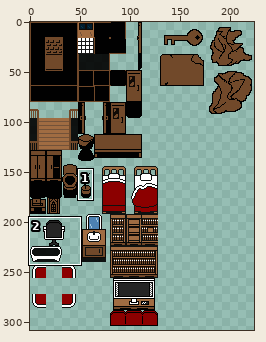
Pixel-art file, stored at assets/aseprite/tilemap_home.ase. Above, an overview of the earlier version with the close-up marked.
Close-up. Earlier state:
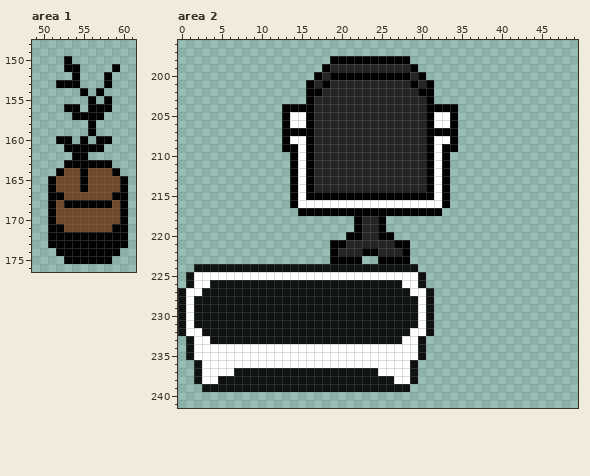
224x320 pixels, 1 frame. Colours within 5 levels of each other are drawn and written as one. Shown: area 1: x 49..61, y 148..176; area 2: x 0..49, y 196..241. The wide view leaves out empty margins. The commit also changed other parts of the picture, which this record leaves out.
The same view after the edit:
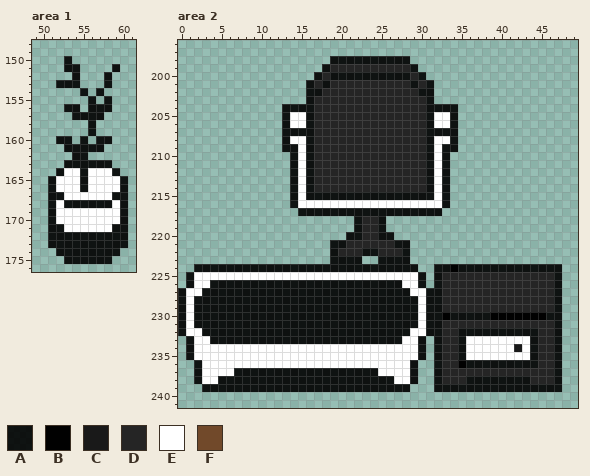
Palette (. is transparent): A #000000e6  B #000000fd  C #191919  D #252525  E #ffffff  F #71492a
Difference:
layer "BG #2" removed
--- area 1
@@ x 49..61 @@
 149 .............
-150 ....B........
-151 ....BB....B..
-152 .....B...B...
-153 ...BBB...B...
-154 ......B.B....
-155 .......B.B...
-156 ....BB.BBB...
-157 .....BBBB....
-158 .......B.....
-159 .......B.....
-160 ...BB.B.BB...
-161 ....BBBBB....
-162 .....BB......
-163 ....BBBBBB...
-164 ...BFFBFFFB..
-165 ..BFFFBFFFFB.
-166 ..BFFFBFFFFB.
-167 ..BBFFFFFFBB.
-168 ..BFBBBBBBFB.
-169 ..BFFFFFFFFB.
-170 ..BFFFFFFFFB.
-171 ..BBFFFFFFBB.
-172 ..BBBBBBBBBB.
-173 ..BBBBBBBBBB.
-174 ...BBBBBBBB..
-175 ....BBBBBB...
+150 ....A........
+151 ....AA....A..
+152 .....A...A...
+153 ...AAA...A...
+154 ......A.A....
+155 .......A.A...
+156 ....AA.AAA...
+157 .....AAAA....
+158 .......A.....
+159 .......A.....
+160 ...AA.A.AA...
+161 ....AAAAA....
+162 .....AA......
+163 ....AAAAAA...
+164 ...AEEAEEEA..
+165 ..AEEEAEEEEA.
+166 ..AEEEAEEEEA.
+167 ..AAEEEEEEAA.
+168 ..AEAAAAAAEA.
+169 ..AEEEEEEEEA.
+170 ..AEEEEEEEEA.
+171 ..AAEEEEEEAA.
+172 ..AAAAAAAAAA.
+173 ..AAAAAAAAAA.
+174 ...AAAAAAAA..
+175 ....AAAAAA...
 176 .............
--- area 2
@@ x 0..49 @@
 197 ..................................................
-198 ...................BBBBBBBBBB.....................
-199 ..................BDDDDDDDDDDB....................
-200 .................BDBBBBBBBBBBDB...................
-201 ................BDBDDDDDDDDDDBDB..................
-202 ................BBDDDDDDDDDDDDBB..................
-203 ................BDDDDDDDDDDDDDDB..................
-204 .............BBBBDDDDDDDDDDDDDDBBBB...............
-205 .............BEEBDDDDDDDDDDDDDDBEEB...............
-206 .............BEEBDDDDDDDDDDDDDDBEEB...............
-207 .............BBBBDDDDDDDDDDDDDDBBBB...............
-208 .............BEEBDDDDDDDDDDDDDDBEEB...............
-209 .............BBEBDDDDDDDDDDDDDDBEBB...............
-210 ..............BEBDDDDDDDDDDDDDDBEB................
-211 ..............BEBDDDDDDDDDDDDDDBEB................
-212 ..............BEBDDDDDDDDDDDDDDBEB................
-213 ..............BEBDDDDDDDDDDDDDDBEB................
-214 ..............BEBDDDDDDDDDDDDDDBEB................
-215 ..............BEBBBBBBBBBBBBBBBBEB................
-216 ..............BEEEEEEEEEEEEEEEEEEB................
-217 ...............BBBBBBBBBBBBBBBBBB.................
-218 ......................BDDB........................
-219 ......................BDDB........................
-220 .....................BBDDBB.......................
-221 ...................BBDDDDDDBB.....................
-222 ...................BDDDBBDDDB.....................
-223 ...................BBBB..BBBB.....................
-224 ..AAAAAAAAAAAAAAAAAAAAAAAAAAAA....................
-225 .AEEEEEEEEEEEEEEEEEEEEEEEEEEEEA...................
-226 .AEEAAAAAAAAAAAAAAAAAAAAAAAAEEA...................
-227 AEEAAAAAAAAAAAAAAAAAAAAAAAAAAEEA..................
-228 AEAAAAAAAAAAAAAAAAAAAAAAAAAAAAEA..................
-229 AEAAAAAAAAAAAAAAAAAAAAAAAAAAAAEA..................
-230 AEAAAAAAAAAAAAAAAAAAAAAAAAAAAAEA..................
-231 AEAAAAAAAAAAAAAAAAAAAAAAAAAAAAEA..................
-232 AEEAAAAAAAAAAAAAAAAAAAAAAAAAAEEA..................
-233 .AEEAAAAAAAAAAAAAAAAAAAAAAAAEEA...................
-234 .AEEEEEEEEEEEEEEEEEEEEEEEEEEEEA...................
-235 .AEEEEEEEEEEEEEEEEEEEEEEEEEEEEA...................
-236 ..AEEEEEEEEEEEEEEEEEEEEEEEEEEA....................
-237 ..AEEEEAAAAAAAAAAAAAAAAAAEEEEA....................
-238 ..AEEAAAAAAAAAAAAAAAAAAAAAAEEA....................
-239 ...AAAAAAAAAAAAAAAAAAAAAAAAAA.....................
+198 ...................AAAAAAAAAA.....................
+199 ..................ADDDDDDDDDDA....................
+200 .................ADAAAAAAAAAADA...................
+201 ................ADADDDDDDDDDDADA..................
+202 ................AADDDDDDDDDDDDAA..................
+203 ................ADDDDDDDDDDDDDDA..................
+204 .............AAAADDDDDDDDDDDDDDAAAA...............
+205 .............AEEADDDDDDDDDDDDDDAEEA...............
+206 .............AEEADDDDDDDDDDDDDDAEEA...............
+207 .............AAAADDDDDDDDDDDDDDAAAA...............
+208 .............AEEADDDDDDDDDDDDDDAEEA...............
+209 .............AAEADDDDDDDDDDDDDDAEAA...............
+210 ..............AEADDDDDDDDDDDDDDAEA................
+211 ..............AEADDDDDDDDDDDDDDAEA................
+212 ..............AEADDDDDDDDDDDDDDAEA................
+213 ..............AEADDDDDDDDDDDDDDAEA................
+214 ..............AEADDDDDDDDDDDDDDAEA................
+215 ..............AEAAAAAAAAAAAAAAAAEA................
+216 ..............AEEEEEEEEEEEEEEEEEEA................
+217 ...............AAAAAAAAAAAAAAAAAA.................
+218 ......................ADDA........................
+219 ......................ADDA........................
+220 .....................AADDAA.......................
+221 ...................AADDDDDDAA.....................
+222 ...................ADDDAADDDA.....................
+223 ...................AAAA..AAAA.....................
+224 ..AAAAAAAAAAAAAAAAAAAAAAAAAAAA..AABAAAAAAAAAAAAA..
+225 .AEEEEEEEEEEEEEEEEEEEEEEEEEEEEA.ADDDDDDDDDDDDDDA..
+226 .AEEAAAAAAAAAAAAAAAAAAAAAAAAEEA.ADDDDDDDDDDDDDDA..
+227 AEEAAAAAAAAAAAAAAAAAAAAAAAAAAEEAADDDDDDDDDDDDDDA..
+228 AEAAAAAAAAAAAAAAAAAAAAAAAAAAAAEAADDDDDDDDDDDDDDA..
+229 AEAAAAAAAAAAAAAAAAAAAAAAAAAAAAEAADDDDDDDDDDDDDDA..
+230 AEAAAAAAAAAAAAAAAAAAAAAAAAAAAAEAABAAAAABBBBBBBAA..
+231 AEAAAAAAAAAAAAAAAAAAAAAAAAAAAAEAADDDDDDDDDDDDDDA..
+232 AEEAAAAAAAAAAAAAAAAAAAAAAAAAAEEAADDAAAAAAAAAADDA..
+233 .AEEAAAAAAAAAAAAAAAAAAAAAAAAEEA.ADDAEEEEEEEEADDA..
+234 .AEEEEEEEEEEEEEEEEEEEEEEEEEEEEA.ADDAEEEEEECEADDA..
+235 .AEEEEEEEEEEEEEEEEEEEEEEEEEEEEA.ADDAEEEEEEEEADDA..
+236 ..AEEEEEEEEEEEEEEEEEEEEEEEEEEA..ADDBAAAAAAAAADDA..
+237 ..AEEEEAAAAAAAAAAAAAAAAAAEEEEA..ADDDDDDDDDDDDDDA..
+238 ..AEEAAAAAAAAAAAAAAAAAAAAAAEEA..ADDDAAAAAAAADDDA..
+239 ...AAAAAAAAAAAAAAAAAAAAAAAAAA...AAAAAAAAAAAAAAAA..
 240 ..................................................
